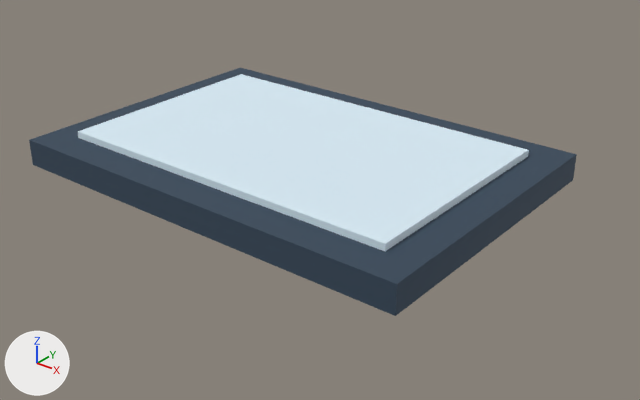
One commit to the glTF model public/assets/models/environment/frozen/frost_slab.glb: the scene before it, then after it.
Camera for both pictures: a camera (50 mm lens) standing at (1.53, -1.809, 1.057) and looking at (0.1, -0.022, -0.051). Every picture has the same lights, and +X, +Y and +Z are marked at lower left. The first picture is the older version. Where no turn or scale is listed for an object, it has been applied to the vertices. Vertices at exactly the same position are counted once.
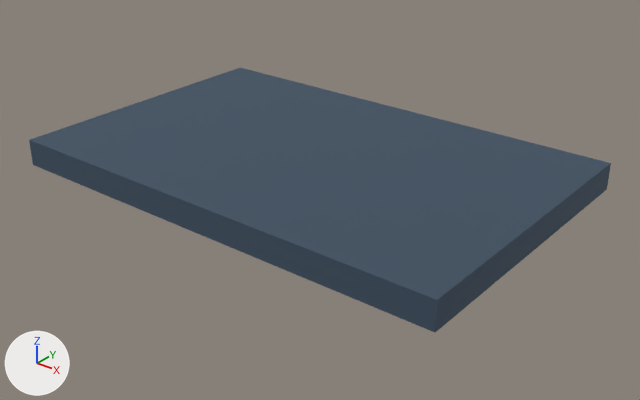
The newer file is also turned or shifted as a whole; pictures and numbers use the older file's frame.

Where the change shows, as pixel boxes (x1, y1, x2, y2) in the pictures (640 x 400 px):
'Mesh_0', reshaped (6% wider, 6% taller)
    before: (29, 68, 577, 316)
    after: (29, 68, 611, 332)
'Mesh_1', deleted (pale blue)
    before: (78, 74, 529, 251)

What the commit changed:
me_mesh_0 is used by ob_mesh_0; location (0.0, 0.0, 0.04).
Before the commit, vertices of me_mesh_0: 0 (0.65, -0.45, 0.04) at pixel (396, 284), 1 (0.65, 0.45, 0.04) at pixel (576, 154), 2 (0.65, -0.45, -0.04) at pixel (395, 316), 3 (0.65, 0.45, -0.04) at pixel (573, 180).
me_mesh_0 had 8 vertices, 12 faces and spanned x -0.65..0.65, y -0.45..0.45, z -0.04..0.04.
me_mesh_0 now has 8 vertices, 12 faces and spans x -0.65..0.75, y -0.45..0.45, z -0.04..0.04.
Part 1, on me_mesh_0:
Vertices 0 to 3 of me_mesh_0 move by (0.1, 0.0, 0.0).
Object 'Mesh_1' (ob_mesh_1) is deleted.
